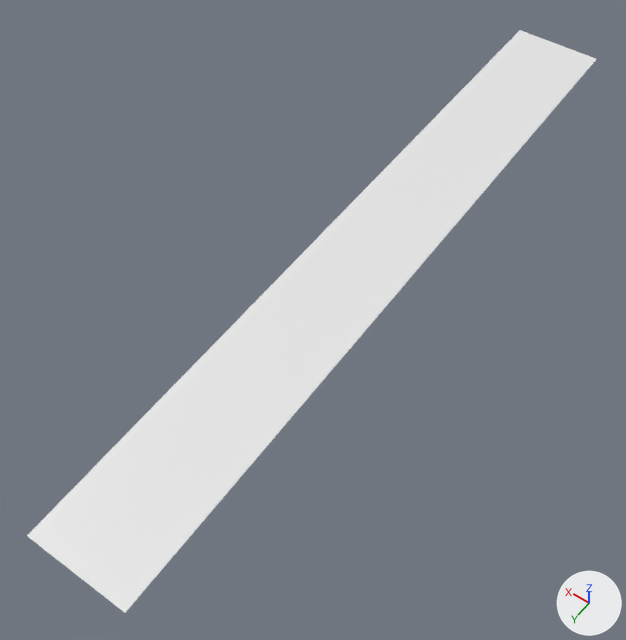
What one commit did to the COLLADA model main/level/FloorLaneModel.dae.
Both versions are drawn from a 50 mm lens placed at (-8.5, 14.9, 18.4), pointed at (0.4, 2.4, -1.3). The axes (+X, +Y, +Z) are drawn at lower right. The lights are the same throughout. Where no turn or scale is listed for an object, it has been applied to the vertices.
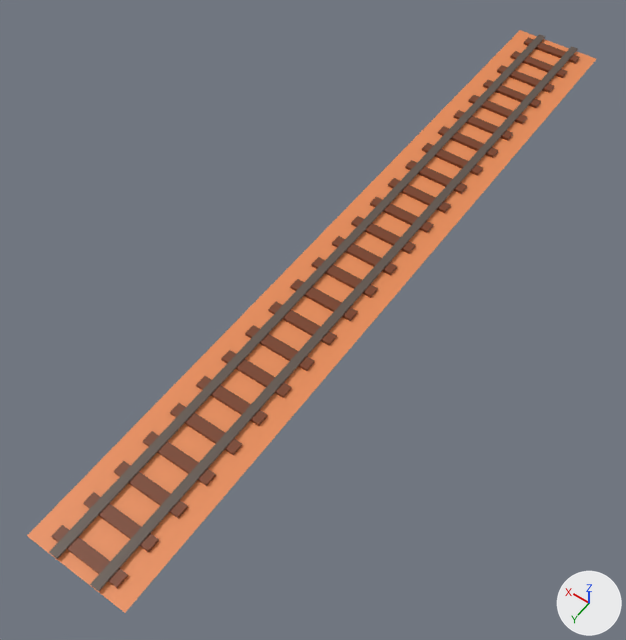
Commit message: Added basic ground models

Changed parts and their boxes [x1, y1, x2, y2] in the pictures (626 x 640 px):
'plane', recoloured (white to orange): [27, 30, 596, 613] in both
'rail.005', added: after [49, 485, 161, 591]
'rail.004', added: after [113, 425, 217, 521]
'rail.003', added: after [170, 370, 268, 457]
'rail.002', added (brown): after [221, 320, 315, 400]
'rail.001', added (brown): after [268, 274, 358, 347]
'rail', added (brown): after [311, 231, 397, 298]
'rail.011', added (brown): after [351, 192, 434, 254]
'rail.010', added (brown): after [388, 156, 467, 213]
'rail.009', added (brown): after [422, 122, 498, 176]
'rail.008', added (brown): after [453, 91, 527, 141]
'rail.007', added (brown): after [483, 62, 554, 108]
'rail.006', added (brown): after [510, 34, 580, 78]

What changed in the scene script:
```text
Add mat_ground:
    mat_ground = principled_material('ground')
    mat_ground.base_color = (0.797, 0.259, 0.092)  # orange #e78b56
Add mat_wood:
    mat_wood = principled_material('wood')
    mat_wood.base_color = (0.183, 0.0465, 0.013)  # brown #773d1e
Add mat_metal:
    mat_metal = principled_material('metal')
    mat_metal.base_color = (0.112, 0.0834, 0.0669)  # brown #5e5249
Change me_plane:
    where me_plane.from_pydata(...)  # 4 vertices, 2 faces; spans x -1.5..1.5, y -12.0..12.0, z 0.0
    add me_plane.materials.append(mat_ground)  # orange #e78b56
Add me_cube_006:
    me_cube_006.from_pydata(...)  # 32 vertices, 40 faces; spans x -1.0..1.0, y -1.02..0.98, z -0.08..0.05
    # faces by material slot: [20, 20]
    me_cube_006.materials.append(mat_metal)  # brown #5e5249
    me_cube_006.materials.append(mat_wood)  # brown #773d1e
Add ob_rail:
    ob_rail = bpy.data.objects.new('rail', me_cube_006)
    ob_rail.location = (0.0, 1.01, 0.07)
Add ob_rail_001:
    ob_rail_001 = bpy.data.objects.new('rail.001', me_cube_006.copy())
    ob_rail_001.location = (0.0, 3.01, 0.07)
Add ob_rail_002:
    ob_rail_002 = bpy.data.objects.new('rail.002', me_cube_006.copy())
    ob_rail_002.location = (0.0, 5.01, 0.07)
Add ob_rail_003:
    ob_rail_003 = bpy.data.objects.new('rail.003', me_cube_006.copy())
    ob_rail_003.location = (0.0, 7.01, 0.07)
Add ob_rail_004:
    ob_rail_004 = bpy.data.objects.new('rail.004', me_cube_006.copy())
    ob_rail_004.location = (0.0, 9.01, 0.07)
Add ob_rail_005:
    ob_rail_005 = bpy.data.objects.new('rail.005', me_cube_006.copy())
    ob_rail_005.location = (0.0, 11.01, 0.07)
Add ob_rail_006:
    ob_rail_006 = bpy.data.objects.new('rail.006', me_cube_006.copy())
    ob_rail_006.location = (0.0, -10.99, 0.07)
Add ob_rail_007:
    ob_rail_007 = bpy.data.objects.new('rail.007', me_cube_006.copy())
    ob_rail_007.location = (0.0, -8.99, 0.07)
Add ob_rail_008:
    ob_rail_008 = bpy.data.objects.new('rail.008', me_cube_006.copy())
    ob_rail_008.location = (0.0, -6.99, 0.07)
Add ob_rail_009:
    ob_rail_009 = bpy.data.objects.new('rail.009', me_cube_006.copy())
    ob_rail_009.location = (0.0, -4.99, 0.07)
Add ob_rail_010:
    ob_rail_010 = bpy.data.objects.new('rail.010', me_cube_006.copy())
    ob_rail_010.location = (0.0, -2.99, 0.07)
Add ob_rail_011:
    ob_rail_011 = bpy.data.objects.new('rail.011', me_cube_006.copy())
    ob_rail_011.location = (0.0, -0.99, 0.07)
```
